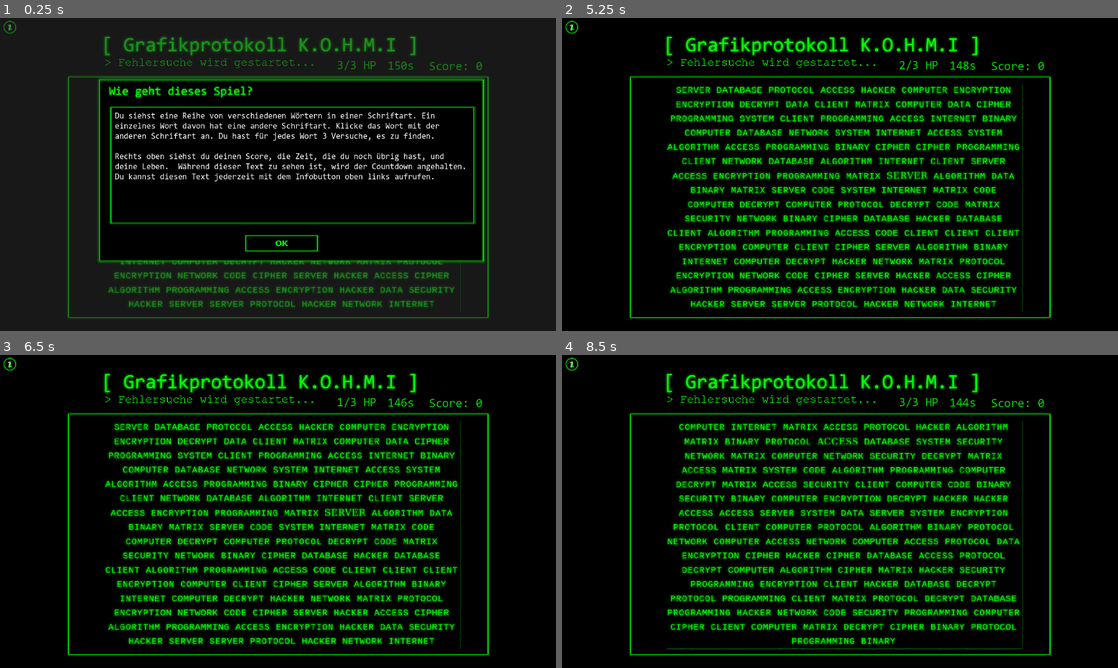
Above: before the commit, frames 1-4 (two rows, left to right).
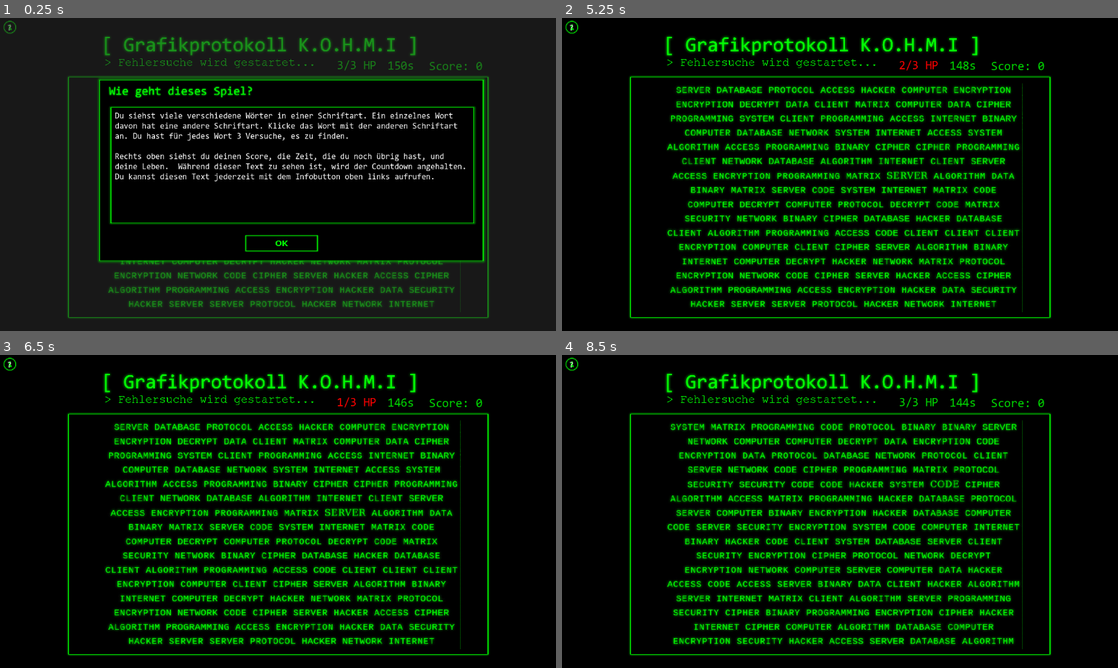
Above: after the commit, the same moments.

Repository: julixus/kohmi_games_v2
Game: Godot game, scene res://scenes/grafikfehler.tscn
The game is run twice, just before and just after one commit, with the same random seed, the same clock (stepped at 60 frames per second) and the same inputs. This scene is started directly instead of the project's main scene. Video files are missing from this copy of the repository; at most half a second of black plays in their place.
Inputs (mouse positions are in pixels of both pictures, inside the frame that each line leads up to):
- Up to frame 1 (0.25 s): no input
- Up to frame 2 (5.25 s): click (845, 243) at 0.5 s; click "?" at 1.25 s; click (845, 243) at 2 s; click "?" at 2.75 s; click "?" at 3.5 s; click (845, 243) at 4.25 s; tap Enter at 5 s; move the mouse to (840, 196) at 5.02 s; click (840, 196) at 5.17 s
- Up to frame 3 (6.5 s): tap Space at 5.75 s; move the mouse to (166, 527) at 5.77 s; click (166, 527) at 5.92 s
- Up to frame 4 (8.5 s): tap Enter at 6.5, 8 s; move the mouse to (895, 442) at 6.52 s; click (895, 442) at 6.67 s; tap Space at 7.25 s; move the mouse to (812, 574) at 7.27 s; click (812, 574) at 7.42 s; move the mouse to (1006, 558) at 8.02 s; click (1006, 558) at 8.17 s

The runs differ from the first frame. In frame 1, 1.6% of the frame differs, in the area x 20-83%, y 30-40%; in frame 2, less than 0.1%; in frame 3, less than 0.1%; in frame 4, 15%, in the area x 18-83%, y 21-94%.

Commit message:
feinschliff

Diff:
--- a/scenes/grafikfehler.tscn
+++ b/scenes/grafikfehler.tscn
@@ -182,6 +182,16 @@
 theme_override_styles/pressed = SubResource("StyleBoxTexture_rrvdo")
 theme_override_styles/normal = SubResource("StyleBoxTexture_2xccx")
 text = "?"
+
+[node name="wrong_rect" type="ColorRect" parent="."]
+modulate = Color(1, 1, 1, 0)
+z_index = 2
+offset_left = -431.0
+offset_top = -200.0
+offset_right = 433.0
+offset_bottom = 294.0
+mouse_filter = 2
+color = Color(1, 0, 0, 1)
 
 [node name="help_ui" type="Control" parent="."]
 z_index = 1
@@ -254,7 +264,7 @@
 theme_override_fonts/font = ExtResource("4_kjurm")
 theme_override_font_sizes/font_size = 17
 theme_override_styles/normal = SubResource("StyleBoxTexture_llcob")
-text = "Du siehst eine Reihe von verschiedenen Wörtern in einer Schriftart. Ein einzelnes Wort davon hat eine andere Schriftart. Klicke das Wort mit der anderen Schriftart an. Du hast für jedes Wort 3 Versuche, es zu finden.
+text = "Du siehst viele verschiedene Wörter in einer Schriftart. Ein einzelnes Wort davon hat eine andere Schriftart. Klicke das Wort mit der anderen Schriftart an. Du hast für jedes Wort 3 Versuche, es zu finden.
 
 Rechts oben siehst du deinen Score, die Zeit, die du noch übrig hast, und deine Leben.  Während dieser Text zu sehen ist, wird der Countdown angehalten.
 Du kannst diesen Text jederzeit mit dem Infobutton oben links aufrufen."
--- a/scenes/intro.tscn
+++ b/scenes/intro.tscn
@@ -61,7 +61,6 @@
 fit_content = true
 
 [node name="HBoxContainer" type="HBoxContainer" parent="."]
-visible = false
 offset_left = -194.0
 offset_top = -28.0
 offset_right = 195.0
@@ -80,7 +79,6 @@
 text = "Nein (Skip)"
 
 [node name="HBoxContainer2" type="HBoxContainer" parent="."]
-visible = false
 offset_left = -194.0
 offset_top = -28.0
 offset_right = 195.0
--- /dev/null
+++ b/scenes/powerpoint.tscn
@@ -0,0 +1,27 @@
+[gd_scene load_steps=5 format=3 uid="uid://u8to7024h5l"]
+
+[ext_resource type="Script" uid="uid://bscggaapdky7e" path="res://scripts/powerpoint.gd" id="1_24dcf"]
+[ext_resource type="Texture2D" uid="uid://dka0l80hd4hv3" path="res://res/powerpoint.png" id="1_e211i"]
+[ext_resource type="Shader" uid="uid://cm7i0y5dtbqe5" path="res://scripts/transition.gdshader" id="2_24dcf"]
+
+[sub_resource type="ShaderMaterial" id="ShaderMaterial_ldoy6"]
+shader = ExtResource("2_24dcf")
+shader_parameter/u_time = 0.0
+
+[node name="Powerpoint" type="Node2D"]
+script = ExtResource("1_24dcf")
+
+[node name="Camera2D" type="Camera2D" parent="."]
+
+[node name="Sprite2D" type="Sprite2D" parent="."]
+scale = Vector2(0.707182, 0.709328)
+texture = ExtResource("1_e211i")
+
+[node name="shader_transition" type="ColorRect" parent="."]
+z_index = 3
+material = SubResource("ShaderMaterial_ldoy6")
+offset_left = -591.0
+offset_top = -344.0
+offset_right = 589.0
+offset_bottom = 337.0
+mouse_filter = 2
--- a/scenes/pseudocode.tscn
+++ b/scenes/pseudocode.tscn
@@ -268,7 +268,7 @@
 texture = ExtResource("7_edkps")
 
 [node name="countdown" type="Timer" parent="."]
-wait_time = 5.0
+wait_time = 150.0
 autostart = true
 
 [node name="help_ui" type="Control" parent="."]
--- a/scenes/zwischenseq_1.tscn
+++ b/scenes/zwischenseq_1.tscn
@@ -12,6 +12,10 @@
 
 [sub_resource type="RectangleShape2D" id="RectangleShape2D_080af"]
 size = Vector2(1156, 650)
+
+[sub_resource type="StyleBoxLine" id="StyleBoxLine_s0x26"]
+color = Color(0, 0.705882, 0, 1)
+thickness = 4
 
 [node name="zwischenseq_1" type="Node2D"]
 script = ExtResource("1_c3oco")
@@ -61,7 +65,7 @@
 theme_override_colors/default_color = Color(0, 0.737255, 0, 1)
 theme_override_fonts/normal_font = ExtResource("3_c46cf")
 theme_override_font_sizes/normal_font_size = 21
-text = "sdsd"
+text = "Wie heißt du eigentlich?"
 fit_content = true
 
 [node name="PseudocodeKohmi" type="Sprite2D" parent="."]
@@ -75,6 +79,27 @@
 scale = Vector2(0.228241, 0.228241)
 texture = ExtResource("5_6si2d")
 
+[node name="player_name_container" type="HBoxContainer" parent="."]
+visible = false
+offset_left = -461.0
+offset_top = 236.0
+offset_right = -241.0
+offset_bottom = 276.0
+
+[node name="Label" type="Label" parent="player_name_container"]
+layout_mode = 2
+theme_override_fonts/font = ExtResource("3_c46cf")
+theme_override_font_sizes/font_size = 21
+text = "Ich heiße:"
+
+[node name="LineEdit" type="LineEdit" parent="player_name_container"]
+custom_minimum_size = Vector2(100, 0)
+layout_mode = 2
+theme_override_fonts/font = ExtResource("3_c46cf")
+theme_override_font_sizes/font_size = 21
+theme_override_styles/normal = SubResource("StyleBoxLine_s0x26")
+placeholder_text = "Name"
+
 [node name="ColorRect" type="ColorRect" parent="."]
 modulate = Color(1, 1, 1, 0)
 offset_left = -598.0
@@ -86,3 +111,5 @@
 metadata/_edit_lock_ = true
 
 [connection signal="input_event" from="Area2D" to="." method="_on_area_2d_input_event"]
+[connection signal="editing_toggled" from="player_name_container/LineEdit" to="." method="_on_line_edit_editing_toggled"]
+[connection signal="text_submitted" from="player_name_container/LineEdit" to="." method="_on_line_edit_text_submitted"]
--- a/scripts/grafikfehler.gd
+++ b/scripts/grafikfehler.gd
@@ -8,6 +8,7 @@
 @onready var info_btn: Button = $info_btn
 @onready var help_ui: Control = $help_ui
 @onready var shader_transition: ColorRect = $shader_transition
+@onready var wrong_rect: ColorRect = $wrong_rect
 
 var punkte : int = 0;
 var can_click = true
@@ -32,6 +33,9 @@
 	label.text = "Score: " + str(punkte)
 	countdown_label.text = str(roundi(timer.time_left)) + "s"
 	hp_label.text = str(lives) +"/3 HP"
+
+	if timer.time_left < 20:
+		countdown_label.add_theme_color_override("font_color", Color.RED)
 
 	if shader_started:
 		shader_transition.visible = true
@@ -158,10 +162,16 @@
 
 
 func _on_area_2d_input_event(viewport: Node, event: InputEvent, shape_idx: int) -> void:
-	if (event is InputEventMouseButton && event.pressed):
-		if lives > 1:
-			lives -= 1
-		else:
+	if event is InputEventMouseButton and event.button_index == MOUSE_BUTTON_LEFT and event.pressed and can_click:
+
+		# rotes Flackern bei falschem Klicken:
+		#var fadeTween = get_tree().create_tween()
+		#fadeTween.tween_property(wrong_rect, "modulate:a", 0.3, 0.2)
+		#fadeTween.tween_property(wrong_rect, "modulate:a", 0.0, 0.1)
+
+		lives -= 1
+		changeHPColor()
+		if lives == 0:
 			await show_solution()
 			index += 1
 			lives = 3
@@ -174,7 +184,7 @@
 	rect.color = Color.GREEN
 	rect.modulate = Color(0.0, 0.853, 0.0, 0.5)
 	add_child(rect)
-	await wait(1)
+	await wait(1.5)
 	rect.queue_free()
 
 
@@ -194,3 +204,8 @@
 	print("ok button toggled")
 	help_ui.visible = false
 	timer.paused = false
+
+func changeHPColor():
+	hp_label.add_theme_color_override("font_color", Color.RED)
+	await wait(1.5)
+	hp_label.add_theme_color_override("font_color", Color(0.0, 0.853, 0.0))
--- a/scripts/main.gd
+++ b/scripts/main.gd
@@ -1 +1,3 @@
 extends Node2D
+
+@onready var shader_transition: ColorRect = $shader_transition
--- a/scripts/outro.gd
+++ b/scripts/outro.gd
@@ -12,7 +12,7 @@
 const SPEED = 1
 var line_counter = 0
 			#0
-var lines = ["Einwandfreie Arbeit Kollege, das hätte ich selbst kaum besser machen können.",
+var lines = ["Einwandfreie Arbeit " + Global.player_name + ", das hätte ich selbst kaum besser machen können.",
 			"Die zweite Frage war schon echt hart, oder?",
 			"Wie dem auch sei, ich muss dir ein Geheimnis verraten.",
 			"Ich hatte schon von Anfang an etwas mehr Kontrolle als ich dir gesagt habe.",
--- /dev/null
+++ b/scripts/powerpoint.gd
@@ -0,0 +1,12 @@
+extends Node2D
+@onready var shader_transition: ColorRect = $shader_transition
+
+var shader_time = 0
+
+func _ready() -> void:
+	shader_transition.material.set_shader_parameter("u_time", 0.0)
+
+func _process(delta: float) -> void:
+	#shader_transition.visible = true
+	shader_time += delta
+	shader_transition.material.set_shader_parameter("u_time", shader_time)
--- a/scripts/pseudocode.gd
+++ b/scripts/pseudocode.gd
@@ -58,6 +58,8 @@
 
 func _process(delta: float) -> void:
 	header.text = str(roundi(countdown.time_left)) + "s"
+	if countdown.time_left < 20:
+		header.add_theme_color_override("font_color", Color.RED)
 	score_label.text = str(score)
 
 	icon.position = Vector2(icon_pos_x, icon_pos_y)
--- a/scripts/transition.gdshader
+++ b/scripts/transition.gdshader
@@ -35,8 +35,8 @@
 // white color towards the end:
 const vec3 blue_col = vec3(0.3, 0.3, 0.5);
 //const vec3 white_col = vec3(0.95, 0.95, 1.0);
-const vec3 white_col = vec3(0.0, 0.706, 0.0); //vec3(0.85, 0.85, 0.9);
-const vec3 flare_col = vec3(0.9, 0.9, 1.4);
+const vec3 white_col = vec3(0.0, 0.706, 0.0); //vec3(0.0, 0.706, 0.0);
+const vec3 flare_col = vec3(0.9, 0.9, 1.4); //ec3(0.9, 0.9, 1.4);
 uniform sampler2D SCREEN_TEXTURE: hint_screen_texture;
 uniform float u_time;
 
--- a/scripts/zwischenseq_1.gd
+++ b/scripts/zwischenseq_1.gd
@@ -7,11 +7,14 @@
 @onready var pseudocode_kohmi: Sprite2D = $PseudocodeKohmi
 @onready var plakat_kohmi: Sprite2D = $PlakatKohmiGroeHand4kFinal
 @onready var vsp: VideoStreamPlayer = $VideoStreamPlayer
+@onready var line_edit: LineEdit = $LineEdit
+@onready var player_name_container: HBoxContainer = $player_name_container
 
 var can_click = true
 const SPEED = 1
 var line_counter = 0
 var waving_done = false
+var player_name : String = "test"
 			#0
 var lines = ["Wilkommen zurück, das hast du ja gut gemeistert!",
 			"Dank dir habe ich jetzt wieder genug Kontrolle zurückerlangt, dass ich mir dir auch zeigen kann...",
@@ -19,7 +22,8 @@
 			"Ich hoffe, ich hab dich nicht erschreckt.",
 			"...",
 			"Du hast auf jeden Fall gute Arbeit geleistet. Ich kann spüren, wie der Virus schwächer wird.",
-			"Die nächste Aufgabe dreht sich, nach dem was ich sehen kann, um designerische Fähigkeiten.",
+			"Wie heißt du eigentlich?",
+			#"Alles klar " + player_name + ", Die nächste Aufgabe dreht sich, nach dem was ich sehen kann, um designerische Fähigkeiten.",
 			"Zumindest so designerisch, wie es ein Terminal als Schnittstelle zulässt.",
 			"Dann würde ich sagen, los gehts",
 			"", #ist wichtig, sonst wird zu schwarz gefadet bei letzer Zeile
@@ -34,6 +38,8 @@
 		vsp.stream = load("res://res/Animations/Cycles-Kohmi-idle.ogv")
 		vsp.loop = true
 		vsp.play()
+
+
 
 func _ready() -> void:
 	label.visible_characters = 0
@@ -51,9 +57,14 @@
 			pseudocode_kohmi.visible = false
 			vsp.play()
 			waving_done = true
-		if line_counter == 5:
+		if line_counter == 6:
+			can_click = false
+			await wait(0.5)
+			player_name_container.visible = true
+		if line_counter == 8:
+			vsp.loop = false
+			print("not playing")
 			vsp.stream = load("res://res/Animations/Cycles-kohmi-approval.ogv")
-			vsp.loop = false
 			vsp.play()
 
 		if line_counter == len(lines)-1:
@@ -73,3 +84,12 @@
 
 func wait(seconds: float):
 	await get_tree().create_timer(seconds).timeout
+
+
+func _on_line_edit_text_submitted(new_text: String) -> void:
+	player_name = new_text
+	Global.player_name = player_name
+	label.text = "Alles klar " + player_name + ", die nächste Aufgabe dreht sich, nach dem was ich sehen kann, um designerische Fähigkeiten."
+	label.visible_characters = 0
+	player_name_container.visible = false
+	can_click = true
Binary file added: res/powerpoint.png
Not shown, added: res/powerpoint.png.import
Not shown: 1 places in scenes/zwischenseq_1.tscn that only renumber resources
Not shown, added: scripts/powerpoint.gd.uid
Not shown, changed: patchnotes.md
